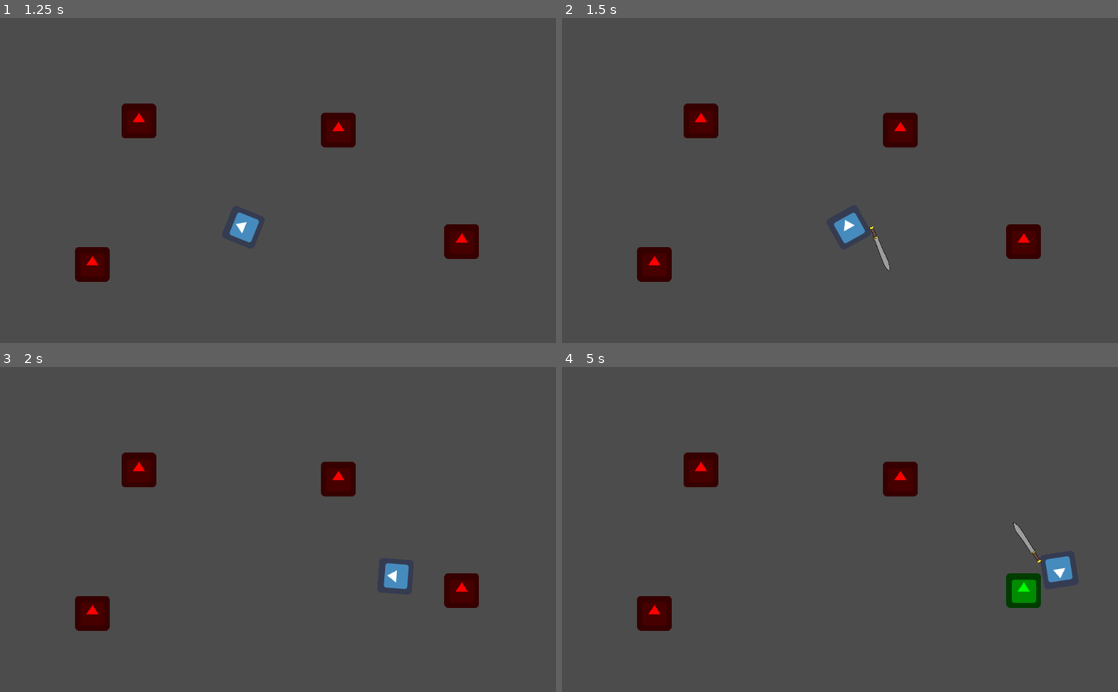
Above: before the commit, frames 1-4 (two rows, left to right).
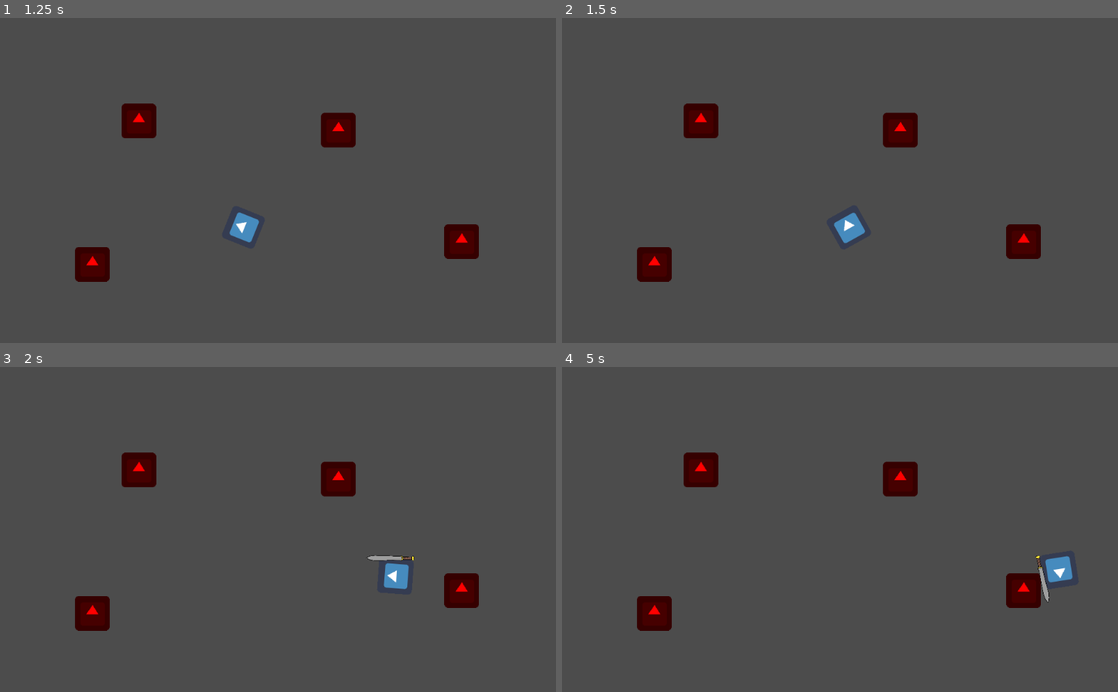
Above: after the commit, the same moments.

Repository: hamzasclone2/untitled-pokemon-game
Game: Godot game, scene res://Scenes/MainMenu.tscn
Two runs of this game, one before a commit and one after it. Both use one fixed random seed, a clock stepped at 60 frames per second and the inputs below. The engine's default icon, where the game draws it, is replaced by a stand-in: a white triangle on a blue panel in a dark square.
Inputs (mouse positions are in pixels of both pictures, inside the frame that each line leads up to):
- Up to frame 1 (1.25 s): click "Play" at 0.5 s
- Up to frame 2 (1.5 s): tap Enter at 1.25 s; move the mouse to (962, 164) at 1.27 s; press the mouse at (962, 164) at 1.28 s; hold D (right) from 1.28 s (still down)
- Up to frame 3 (2 s): keep holding D (right); tap 1 (slot 1, bound only after the commit) at 1.55 s
- Up to frame 4 (5 s): move the mouse to (728, 545) at 2.02 s; release D (right) at 2.03 s; release the mouse at (728, 545) at 2.03 s; hold S (down) 2.03-2.78 s; tap 1 (slot 1, bound only after the commit) at 2.1, 4.55 s; tap 2 (slot 2, bound only after the commit) at 2.3, 2.85 s; move the mouse to (895, 458) at 2.77 s; hold D (right) 2.78-3.53 s; tap 3 (slot 3, bound only after the commit) at 3.05, 3.6 s; tap Space at 3.5 s; move the mouse to (812, 594) at 3.52 s; hold W (up) 3.53-4.28 s; click (812, 594) at 3.8 s; move the mouse to (1006, 578) at 4.27 s; press the mouse at (1006, 578) at 4.28 s; hold A (left) from 4.28 s (still down)

Frame 1 is identical in both runs. In frame 2, 0.1% of the frame differs, in the area x 55-59%, y 64-78%; in frame 3, 0.1%; in frame 4, 0.9%, in the area x 79-88%, y 47-75%.

Commit message:
Added Bow, cleaned some things up.
Added hot bar functionality:
1 - sword
2 - bow
3 - empty

Changed sword animation so that it is visible all the time when equipped.
Changed Player.gd to only call sword.attack() when it is equipped.

Diff:
--- /dev/null
+++ b/Scenes/Bow.tscn
@@ -0,0 +1,9 @@
+[gd_scene load_steps=2 format=2]
+
+[ext_resource path="res://Images/bow.png.png" type="Texture" id=1]
+
+[node name="Bow" type="Node2D"]
+
+[node name="Sprite" type="Sprite" parent="."]
+scale = Vector2( 0.1, 0.1 )
+texture = ExtResource( 1 )
--- a/Scenes/Player.tscn
+++ b/Scenes/Player.tscn
@@ -1,8 +1,9 @@
-[gd_scene load_steps=5 format=2]
+[gd_scene load_steps=6 format=2]
 
 [ext_resource path="res://Images/icon.png" type="Texture" id=1]
 [ext_resource path="res://Scripts/Player.gd" type="Script" id=2]
 [ext_resource path="res://Scenes/Sword.tscn" type="PackedScene" id=3]
+[ext_resource path="res://Scenes/Bow.tscn" type="PackedScene" id=4]
 
 [sub_resource type="RectangleShape2D" id=1]
 extents = Vector2( 33.1815, 31.6009 )
@@ -21,3 +22,8 @@
 [node name="CollisionShape2D" type="CollisionShape2D" parent="."]
 position = Vector2( 1.05949, -0.529732 )
 shape = SubResource( 1 )
+
+[node name="Bow" parent="." instance=ExtResource( 4 )]
+visible = false
+position = Vector2( 41.2945, -6.48914 )
+rotation = 1.97916
--- a/Scenes/Sword.tscn
+++ b/Scenes/Sword.tscn
@@ -5,6 +5,8 @@
 
 [sub_resource type="Animation" id=1]
 resource_name = "attack"
+length = 0.55
+step = 0.05
 tracks/0/type = "value"
 tracks/0/path = NodePath(".:rotation_degrees")
 tracks/0/interp = 1
@@ -12,10 +14,10 @@
 tracks/0/imported = false
 tracks/0/enabled = true
 tracks/0/keys = {
-"times": PoolRealArray( 0, 0.2, 0.284256, 0.397091 ),
-"transitions": PoolRealArray( 1, 1, 1, 1 ),
+"times": PoolRealArray( 0, 0.2, 0.284256, 0.397091, 0.45 ),
+"transitions": PoolRealArray( 1, 1, 1, 1, 1 ),
 "update": 0,
-"values": [ -49.103, 141.717, 134.292, 134.292 ]
+"values": [ -49.103, 141.717, 134.292, 134.292, -49.103 ]
 }
 tracks/1/type = "value"
 tracks/1/path = NodePath(".:visible")
@@ -24,10 +26,10 @@
 tracks/1/imported = false
 tracks/1/enabled = true
 tracks/1/keys = {
-"times": PoolRealArray( 0, 0.398176 ),
-"transitions": PoolRealArray( 1, 1 ),
+"times": PoolRealArray( 0, 0.398176, 0.4, 0.45 ),
+"transitions": PoolRealArray( 1, 1, 1, 1 ),
 "update": 1,
-"values": [ true, false ]
+"values": [ true, false, true, true ]
 }
 tracks/2/type = "value"
 tracks/2/path = NodePath(".:monitoring")
@@ -36,10 +38,22 @@
 tracks/2/imported = false
 tracks/2/enabled = true
 tracks/2/keys = {
-"times": PoolRealArray( 0, 0.398176 ),
+"times": PoolRealArray( 0, 0.398176, 0.45 ),
+"transitions": PoolRealArray( 1, 1, 1 ),
+"update": 1,
+"values": [ true, true, true ]
+}
+tracks/3/type = "value"
+tracks/3/path = NodePath("CollisionPolygon2D:disabled")
+tracks/3/interp = 1
+tracks/3/loop_wrap = true
+tracks/3/imported = false
+tracks/3/enabled = true
+tracks/3/keys = {
+"times": PoolRealArray( 0, 0.4 ),
 "transitions": PoolRealArray( 1, 1 ),
 "update": 1,
-"values": [ true, true ]
+"values": [ false, true ]
 }
 
 [node name="Sword" type="Area2D"]
@@ -57,5 +71,6 @@
 [node name="CollisionPolygon2D" type="CollisionPolygon2D" parent="."]
 position = Vector2( 249.183, -249.897 )
 polygon = PoolVector2Array( 345.944, -342.52, 243.521, -301.327, 161.281, -241.975, -140.875, 78.1434, -169.523, 85.117 …(208 unchanged characters)…
+disabled = true
 
 [connection signal="animation_finished" from="AnimationPlayer" to="." method="_on_AnimationPlayer_animation_finished"]
--- a/Scripts/Player.gd
+++ b/Scripts/Player.gd
@@ -2,10 +2,12 @@
 
 var velocity = Vector2()
 onready var sword = $Sword
+onready var bow = $Bow
 
 func get_input():
-	if Input.is_action_pressed("click"):
-		sword.attack()
+	if Input.is_action_just_pressed("click"):
+		if PlayerAttributes.current_weapon == "sword":
+			sword.attack()
 	velocity = Vector2()
 	if Input.is_action_pressed('left'):
 		velocity.x -= 1
@@ -15,6 +17,28 @@
 		velocity.y -= 1
 	if Input.is_action_pressed('down'):
 		velocity.y += 1
+
+	if Input.is_action_just_pressed("slot 1"):
+		#For now will be forced to sword
+		if PlayerAttributes.current_weapon != "sword":
+			PlayerAttributes.current_weapon = "sword"
+			sword.visible = true
+			bow.visible = false
+			print ("Current equipped weapon: ", PlayerAttributes.current_weapon)
+	if Input.is_action_just_pressed("slot 2"):
+		#For now will be forced to bow
+		if PlayerAttributes.current_weapon != "bow":
+			PlayerAttributes.current_weapon = "bow"
+			bow.visible = true
+			sword.visible = false
+			print ("Current equipped weapon: ", PlayerAttributes.current_weapon)
+	if Input.is_action_just_pressed("slot 3"):
+		if PlayerAttributes.current_weapon != "empty":
+			PlayerAttributes.current_weapon = "empty"
+			bow.visible = false
+			sword.visible = false
+			print ("Current equipped weapon: ", PlayerAttributes.current_weapon)
+
 	velocity = velocity.normalized() * PlayerAttributes.speed
 
 
--- a/Scripts/PlayerAttributes.gd
+++ b/Scripts/PlayerAttributes.gd
@@ -4,3 +4,6 @@
 var armor = 10
 var swordDamage = 1
 var speed = 400
+
+
+var current_weapon = "empty"
--- a/project.godot
+++ b/project.godot
@@ -53,6 +53,21 @@
 "events": [ Object(InputEventMouseButton,"resource_local_to_scene":false,"resource_name":"","device":0,"alt":false,"shi …(212 unchanged characters)…
  ]
 }
+"slot 1"={
+"deadzone": 0.5,
+"events": [ Object(InputEventKey,"resource_local_to_scene":false,"resource_name":"","device":0,"alt":false,"shift":false,"control":false,"meta":false,"command":false,"pressed":false,"scancode":49,"unicode":0,"echo":false,"script":null)
+ ]
+}
+"slot 2"={
+"deadzone": 0.5,
+"events": [ Object(InputEventKey,"resource_local_to_scene":false,"resource_name":"","device":0,"alt":false,"shift":false,"control":false,"meta":false,"command":false,"pressed":false,"scancode":50,"unicode":0,"echo":false,"script":null)
+ ]
+}
+"slot 3"={
+"deadzone": 0.5,
+"events": [ Object(InputEventKey,"resource_local_to_scene":false,"resource_name":"","device":0,"alt":false,"shift":false,"control":false,"meta":false,"command":false,"pressed":false,"scancode":51,"unicode":0,"echo":false,"script":null)
+ ]
+}
 
 [rendering]
 
Binary file added: Images/bow.png.png
Not shown, added: Images/bow.png.png.import
